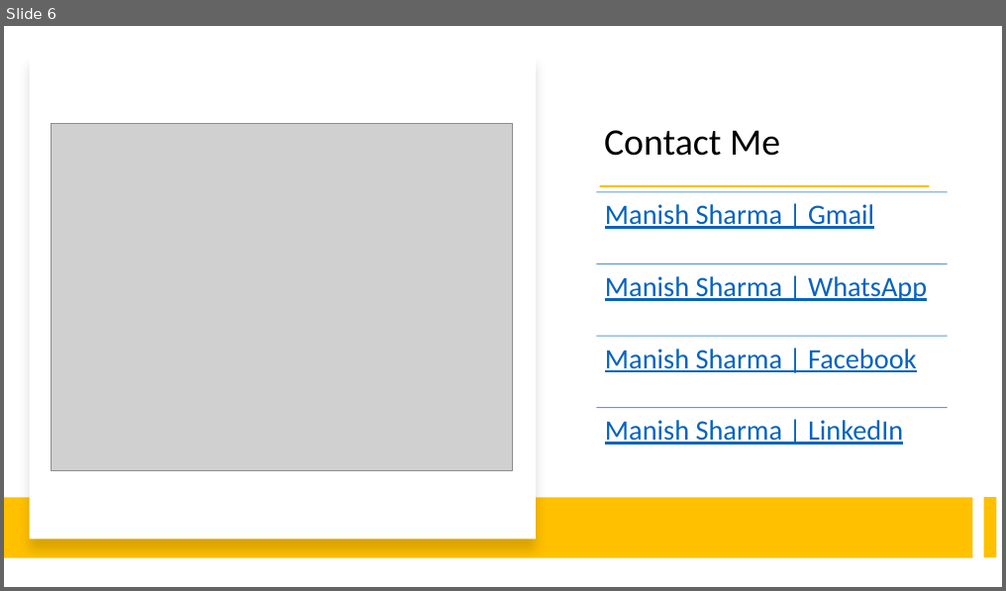
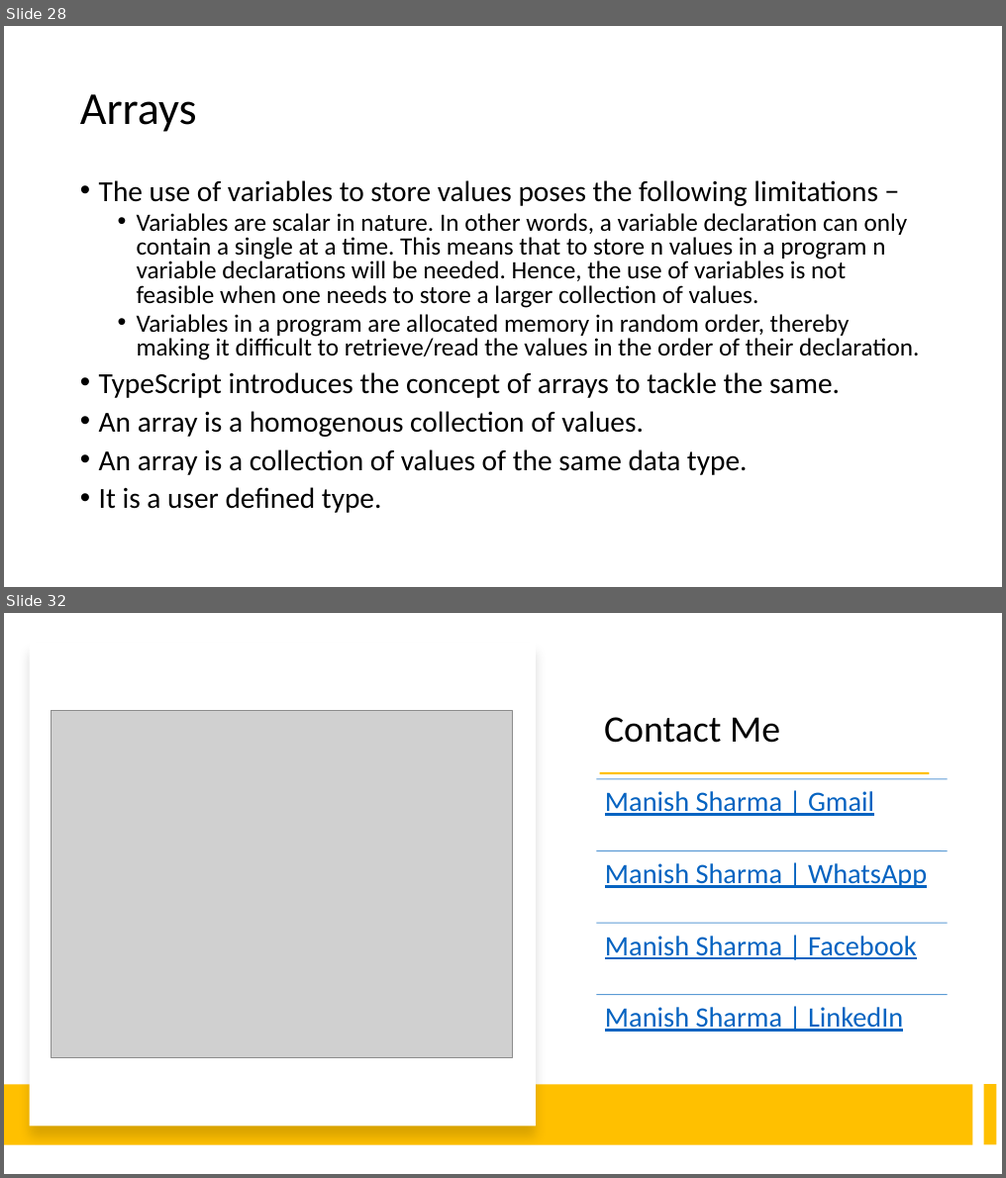
Before and after one commit to manishvbn/TypeScript_Jun22, a slide deck: Notes/TypeScript.pptx. Shown one above the other, each under a label of ours: slide 6 before the commit, slides 28 and 32 after it; the slides between them are not shown. The pictures are 1006x591 and 1006x1178 pixels, drawn with LibreOffice and Linux fonts; fonts in the diff are those of the drawing; grey boxes stand for pictures. Boxes give left, top, right and bottom in pixels: in the first picture for what was removed or moved away, otherwise in the second. Text is boxed around its words. In the diff, an @@ line names an element or a change of style, - is before the commit and + after.

```diff
--- a/Notes/TypeScript.pptx
+++ b/Notes/TypeScript.pptx
@@ slide 28 added at [4, 26, 1002, 587], background #FFFFFF @@
@@ title added at [80, 94, 197, 132], 44 pt, text #000000 @@
+Arrays
@@ text added at [99, 180, 919, 513], 24 pt, text #000000 @@
+• The use of variables to store values poses the following limitations −
+  • Variables are scalar in nature. In other words, a variable declaration can only contain a single at a time. This means that to store n values in a program n variable declarations will be needed. Hence, the use of variables is not feasible when one needs to store a larger collection of values.
+  • Variables in a program are allocated memory in random order, thereby making it difficult to retrieve/read the values in the order of their declaration.
+• TypeScript introduces the concept of arrays to tackle the same.
+• An array is a homogenous collection of values.
+• An array is a collection of values of the same data type.
+• It is a user defined type.
@@ what was slide 6 is now slide 32 @@
```
Also in this commit, not shown: 25 other slides added.
